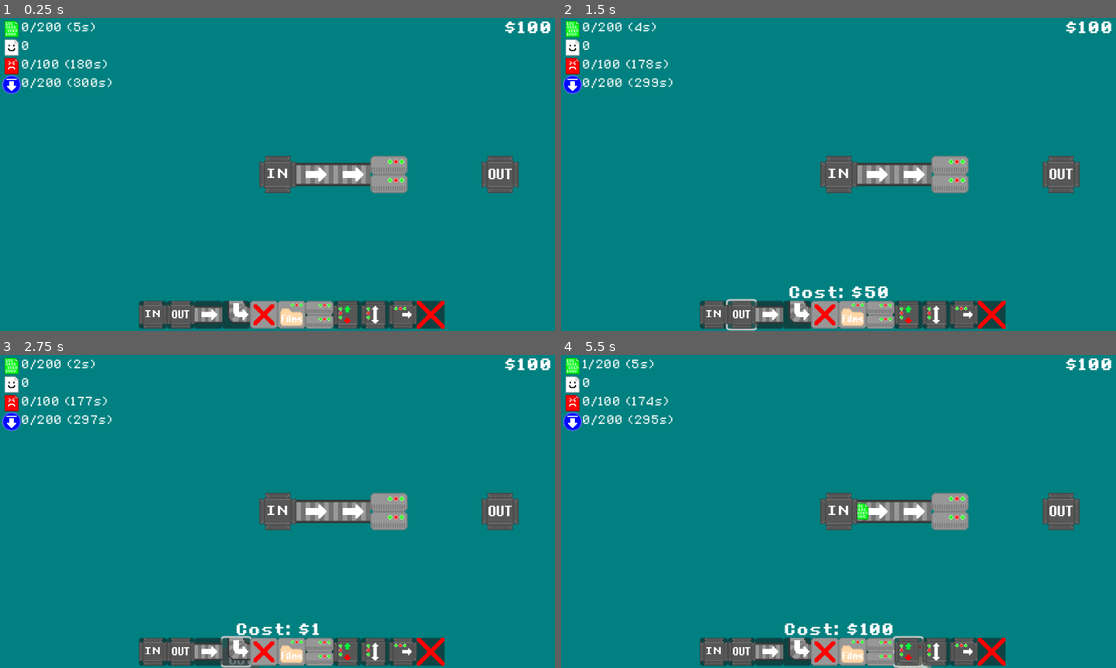
Above: before the commit, frames 1-4 (two rows, left to right).
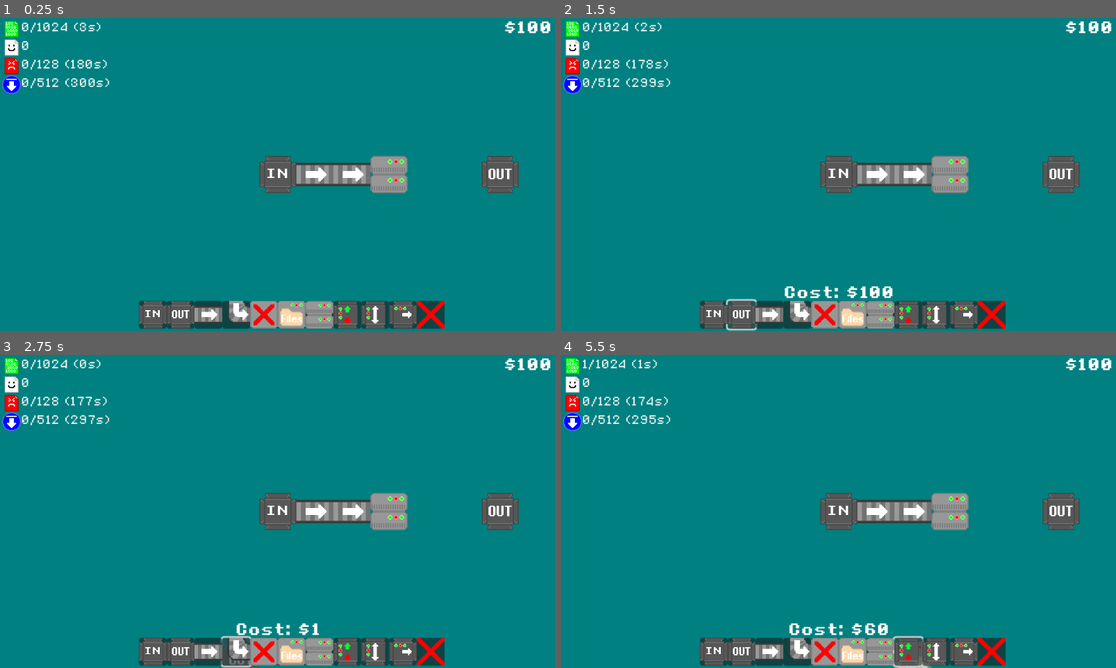
Above: after the commit, the same moments.

Repository: Birb-Games/gmtk-game-jam-2024
Game: Godot game, scene res://scenes/Root.tscn
Same seed, same stepped clock (60 frames per second), same inputs: the game is played once before the commit and once after it.
Inputs (mouse positions are in pixels of both pictures, inside the frame that each line leads up to):
- Up to frame 1 (0.25 s): no input
- Up to frame 2 (1.5 s): click (716, 315) at 0.5 s; click (744, 315) at 1.25 s
- Up to frame 3 (2.75 s): click (238, 652) at 2 s
- Up to frame 4 (5.5 s): click (771, 652) at 2.75 s; click (827, 652) at 3.5 s; click (855, 652) at 4.25 s; click (910, 652) at 5 s

The runs differ from the first frame. In frame 1, 0.5% of the frame differs, in the area x 6-21%, y 1-23%; in frame 2, 1.0%; in frame 3, 0.5%; in frame 4, 1.1%, in the area x 6-60%, y 1-90%.

Commit message:
adjust prices and speed at which items appear

Diff:
--- a/scripts/bad.gd
+++ b/scripts/bad.gd
@@ -6,15 +6,15 @@
 
 func _on_moveable_item_output() -> void:
 	$/root/Root.spawn_counts["spawn_bad"] -= 1
-	$/root/Root.add_coins(-10)
+	$/root/Root.add_coins(-20)
 	queue_free()
 
 func _on_moveable_item_server() -> void:
 	$/root/Root.spawn_counts["spawn_bad"] -= 1
-	$/root/Root.add_coins(-20)
+	$/root/Root.add_coins(-40)
 	queue_free()
 
 func _on_moveable_item_empty() -> void:
 	$/root/Root.spawn_counts["spawn_bad"] -= 1
-	$/root/Root.add_coins(-10)
+	$/root/Root.add_coins(-20)
 	queue_free()
--- a/scripts/root.gd
+++ b/scripts/root.gd
@@ -19,20 +19,20 @@
 }
 
 var max_counts = {
-	"spawn_get": 200,
-	"spawn_bad": 100,
-	"spawn_download": 200,
+	"spawn_get": 1024,
+	"spawn_bad": 128,
+	"spawn_download": 512,
 }
 
 # once a timer runs out, reset it to these times
 var reset_times = {
-	"spawn_get": 5.0,
+	"spawn_get": 3.0,
 	"spawn_bad": 10.0,
 	"spawn_download": 15.0,
 }
 
 var timers = {
-	"spawn_get": 5.0,
+	"spawn_get": 3.0,
 	"spawn_bad": 180.0,
 	"spawn_download": 300.0,
 }
@@ -54,13 +54,13 @@
 
 const tile_costs = {
 	"in": 500,
-	"out": 50,
-	"splitter": 120,
-	"filter": 100,
-	"server": 75,
+	"out": 100,
+	"splitter": 30,
+	"filter": 60,
+	"server": 40,
 	"deleter": 20,
 	"storage": 80,
-	"merger": 100,
+	"merger": 60,
 	"conveyor": 1,
 	"conveyor_corner": 1,
 }
@@ -138,7 +138,7 @@
 			instance.position = $TopTileMapLayer.map_to_local(rand_pipe)
 			$Requests.add_child(instance)
 			timers[id] = reset_times[id]
-			reset_times[id] = max(reset_times[id] - 0.1, 0.15)
+			reset_times[id] = max(reset_times[id] - 0.07, 0.15)
 			spawn_counts[id] += 1
 
 func _unhandled_input(event):
